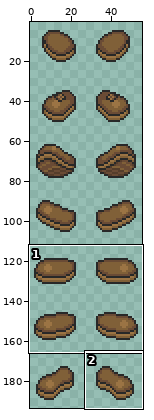
Two versions of one sprite sheet, Sprites/Characters/shoes/shoes.png. The picture above shows the old version from afar; the outline marks the close-up.
Close-up. Before the edit:
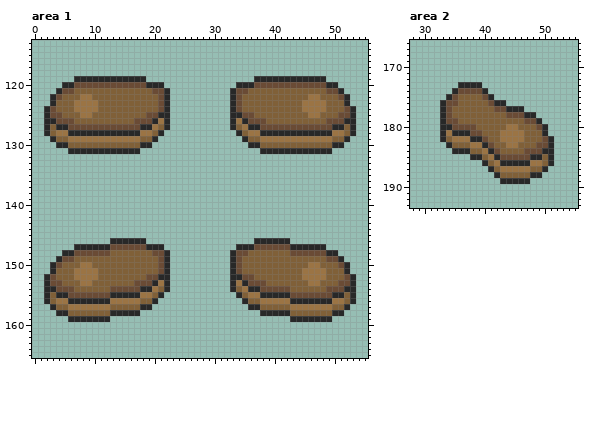
The file is 56x196 pixels. Pixels under 10% opacity are left out. Colours within 5 levels of each other are drawn and written as one. Shown: area 1: x 0..55, y 113..165; area 2: x 28..55, y 166..193. The wide view leaves out empty margins. The commit also changed other parts of the picture, which this record leaves out.
The result:
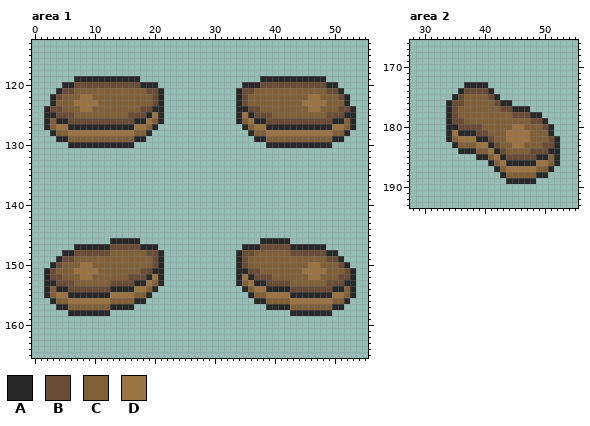
Palette (. is transparent): A #282828  B #6a4b35  C #806038  D #9b7444
From old to new:
Changed rows in their new state; - is an unchanged pixel.
Area 1:
first column x 2:
119 ----------------.------------------.----------------
120 ----------------A--.------------.--A----------------
121 -----------------B-A.----------.A-B-----------------
122 ------------------BA.----------.AB------------------
123 ------------------BA.----------.AB------------------
124 --B--C--C-------BBAA.----------.AABB-------C--C--B--
125 -A-BB-CC------BBBAD-.----------.-DABBB------CC-BB-A-
126 -CAA-BBBBBBBBBBAADCA.----------.ACDAABBBBBBBBBB-AAC-
127 --DDAAAAAAAAAAADDCA..----------..ACDDAAAAAAAAAAADD--
128 .ACCDDDDDDDDDDDCCA..------------..ACCDDDDDDDDDDDCCA.
129 -.AACCCCCCCCCCCAA..--------------..AACCCCCCCCCCCAA.-
130 --..AAAAAAAAAAA...----------------...AAAAAAAAAAA..--
131 ----............--------------------............----
first column x 2:
146 ----------------.------------------.----------------
147 ----------------A--.------------.--A----------------
148 -----------------B-A.----------.A-B-----------------
149 ------------------BA.----------.AB------------------
150 ------------------BA.----------.AB------------------
151 AB--------------BBAA.----------.AABB--------------BA
152 --B--C--C-----BBBAD-.----------.-DABBB-----C--C--B--
153 -A-BB-CC---BBBBAADCA.----------.ACDAABBBB---CC-BB-A-
154 -CAA-BBBBBBAAAADDCA..----------..ACDDAAAABBBBBB-AAC-
155 --DDAAAAAAADDDDCCA..------------..ACCDDDDAAAAAAADD--
156 .ACCDDDDDDDCCCCAA..--------------..AACCCCDDDDDDDCCA.
157 -.AACCCCCCCAAAA...----------------...AAAACCCCCCCAA.-
158 --..AAAAAAA.....--------------------.....AAAAAAA..--
159 ----.......------------------------------.......----
Area 2:
first column x 33:
173 ---.---A------------
174 --.A---BA-----------
175 -.AB---CBA----------
176 .A-B----CB-A--------
177 .AB------C-B--A-----
178 .AB--------C--B-A---
179 .A-B----------C-BA--
180 .-A---B----C-D--CBA-
181 .AD--A-B--C---D--CA-
182 .AC--D-AB-C---D--CBA
183 -.A--C-DAB-C-D--C-BA
184 --.--A-CDAB---C--B-A
185 -----.-ACDA----B-ACA
186 -------.ACD----A-DCA
187 --------.AC----D-CA-
188 ---------.A----C-A--
189 ----------.----A----
